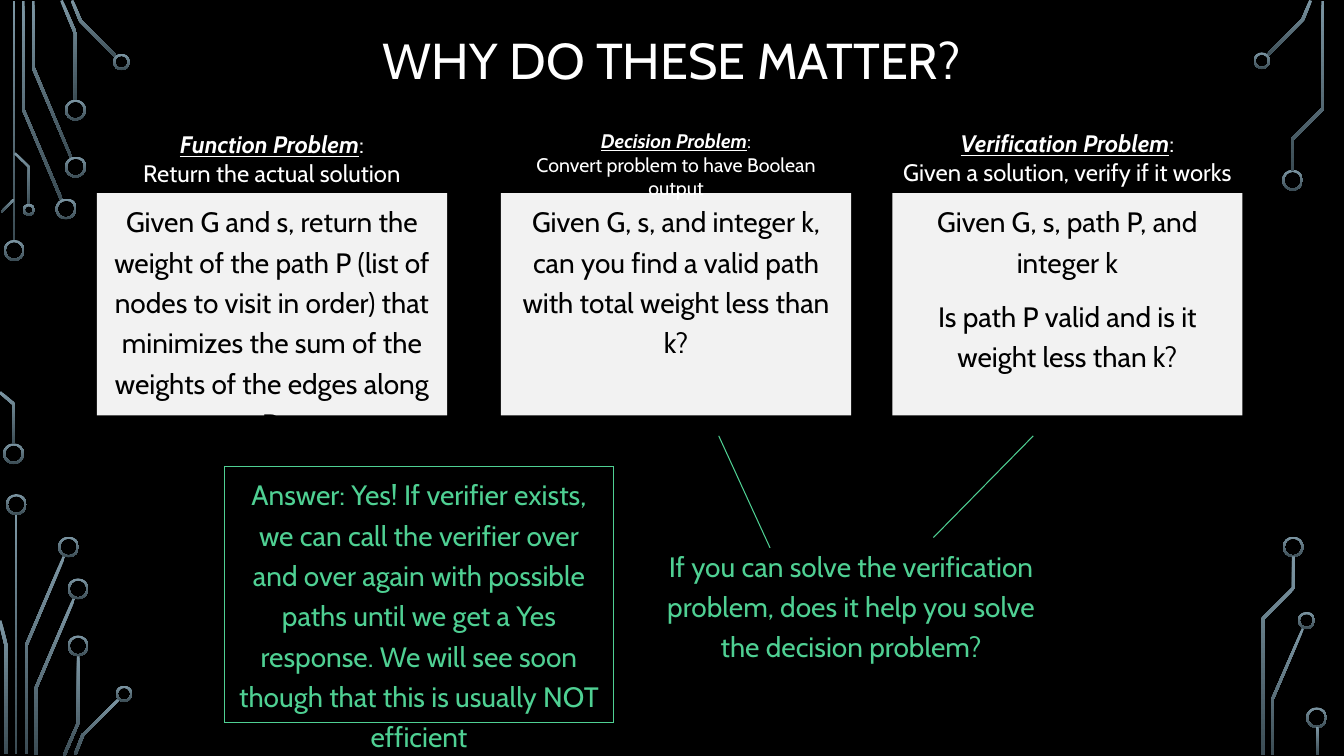
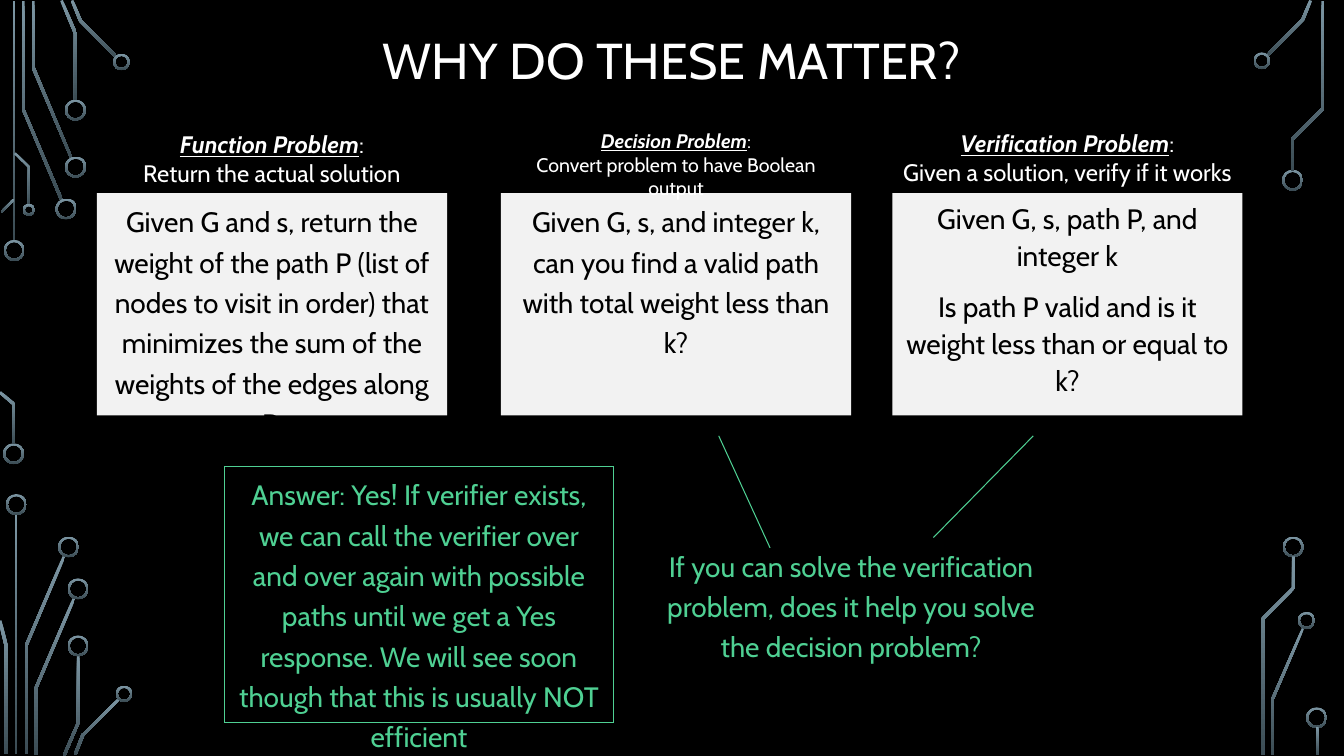
Before and after one commit to markfloryan/dmt2, a slide deck: slide 15 of slides/05-ComplexityTheory.pptx. Drawn at 1344x756 pixels with LibreOffice and Linux fonts; fonts in the diff are those of the drawing; background and template pictures are left out. Boxes give left, top, right and bottom in pixels: in the first picture for what was removed or moved away, otherwise in the second. Text is boxed around its words. In the diff, an @@ line names an element or a change of style, - is before the commit and + after.

Commit message:
small fixes in mod 5 slides

```diff
--- a/slides/05-ComplexityTheory.pptx
+++ b/slides/05-ComplexityTheory.pptx
@@ text in rectangle at (937,208,1198,272): line spacing 1.2 to 1.1 @@
@@ text in rectangle at (906,296,1229,391): text changed @@
-Is path P valid and is it weight less than k?
+Is path P valid and is it weight less than or equal to k?
```
Also in this commit, not shown: 4 other slides changed.
